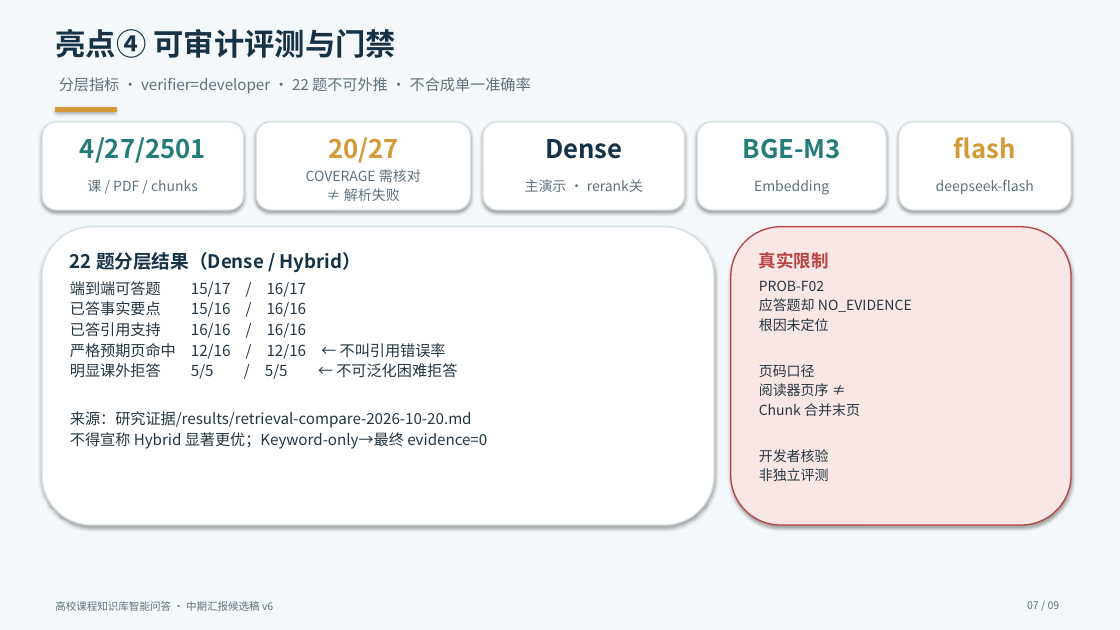
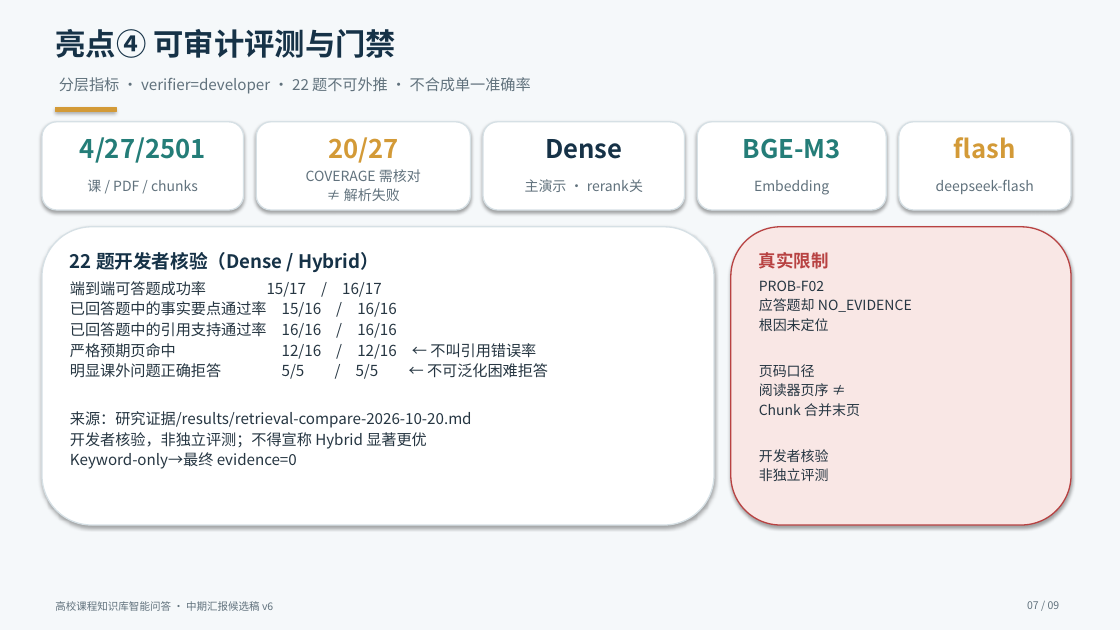
Before and after one commit to lhs1695/univ-course-rag, a slide deck: slide 7 of 中期答辩材料/汇报PPT/中期汇报-v6-candidate.pptx. Drawn at 1120x630 pixels with LibreOffice and Linux fonts; fonts in the diff are those of the drawing. Boxes give left, top, right and bottom in pixels: in the first picture for what was removed or moved away, otherwise in the second. Text is boxed around its words. In the diff, an @@ line names an element or a change of style, - is before the commit and + after.

Commit message:
fix(midterm): align v6 PPT metrics names with speech and outline
Rename the five layered evaluation metrics on the v6-candidate
audit slide to the full canonical names used in 讲稿-v6-candidate
and 答辩提纲; keep values unchanged; reinforce developer-verification
wording; leave v5 artifacts untouched.

```diff
--- a/中期答辩材料/汇报PPT/中期汇报-v6-candidate.pptx
+++ b/中期答辩材料/汇报PPT/中期汇报-v6-candidate.pptx
@@ text in rounded rectangle at bbox=[70, 252, 397, 338]: text changed @@
-22 题分层结果（Dense / Hybrid）
-端到端可答题 15/17 / 16/17
-已答事实要点 15/16 / 16/16
-已答引用支持 16/16 / 16/16
+22 题开发者核验（Dense / Hybrid）
+端到端可答题成功率 15/17 / 16/17
+已回答题中的事实要点通过率 15/16 / 16/16
+已回答题中的引用支持通过率 16/16 / 16/16
@@ text in rounded rectangle at bbox=[70, 363, 548, 379]: text changed @@
-明显课外拒答 5/5 / 5/5 ← 不可泛化困难拒答
+明显课外问题正确拒答 5/5 / 5/5 ← 不可泛化困难拒答
@@ text in rounded rectangle at bbox=[70, 432, 427, 469]: text changed @@
-不得宣称 Hybrid 显著更优；Keyword-only→最终 evidence=0
+开发者核验，非独立评测；不得宣称 Hybrid 显著更优
+Keyword-only→最终 evidence=0
```
Also in this commit, not shown: 1 other file.
